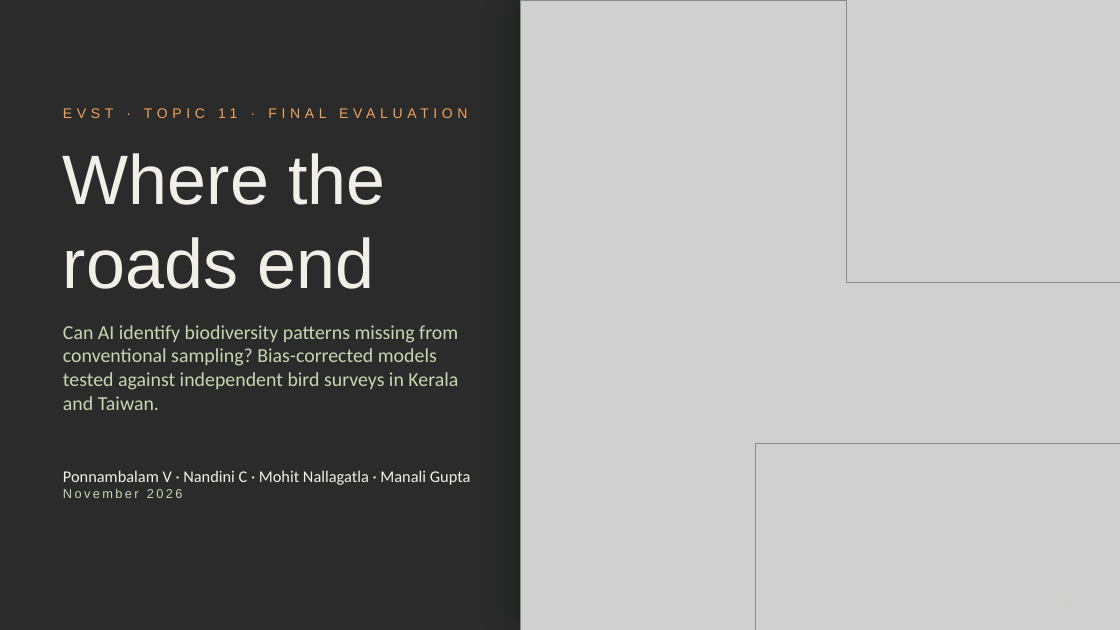
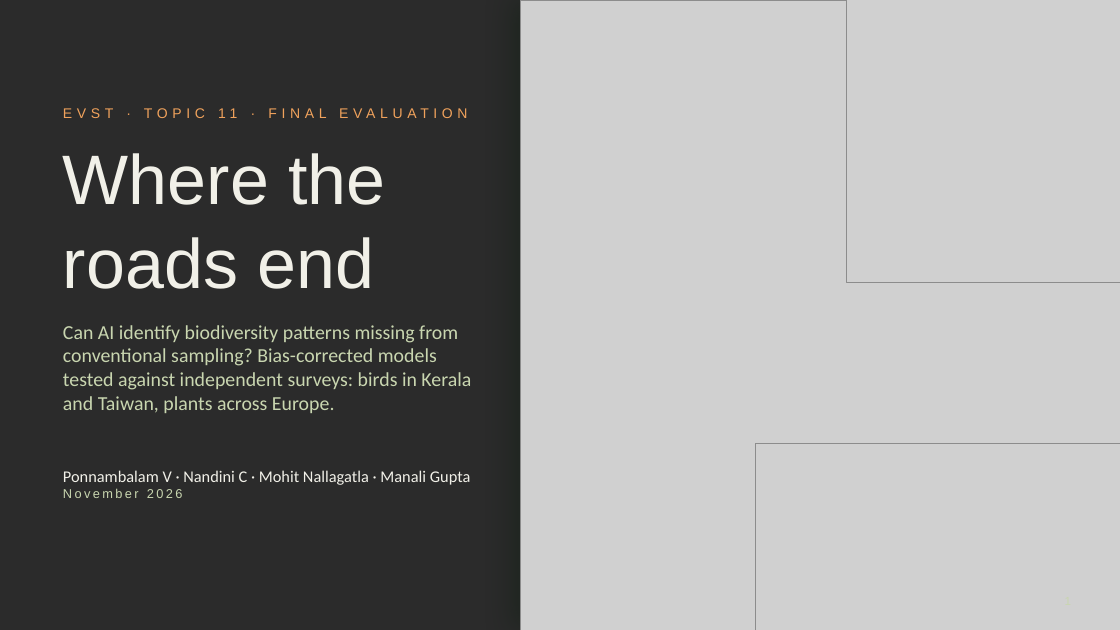
Before and after one commit to Incognius/EVST-Project-Nallagatla-Kingdom, a slide deck: slide 1 of final/EVST_Topic11_Final.pptx. Drawn at 1120x630 pixels with LibreOffice and Linux fonts; fonts in the diff are those of the drawing; grey boxes stand for pictures; background and template pictures are left out; a plain dark background stands for a picture behind light text. Boxes give left, top, right and bottom in pixels: in the first picture for what was removed or moved away, otherwise in the second. Text is boxed around its words. In the diff, an @@ line names an element or a change of style, - is before the commit and + after.

```diff
--- a/final/EVST_Topic11_Final.pptx
+++ b/final/EVST_Topic11_Final.pptx
@@ text at box(63, 325, 471, 413): text changed @@
-Can AI identify biodiversity patterns missing from conventional sampling? Bias-corrected models tested against independent bird surveys in Kerala and Taiwan.
+Can AI identify biodiversity patterns missing from conventional sampling? Bias-corrected models tested against independent surveys: birds in Kerala and Taiwan, plants across Europe.
```
Also in this commit, not shown: 9 other slides changed, 2 slides added, 1 slide removed, 18 other files.
